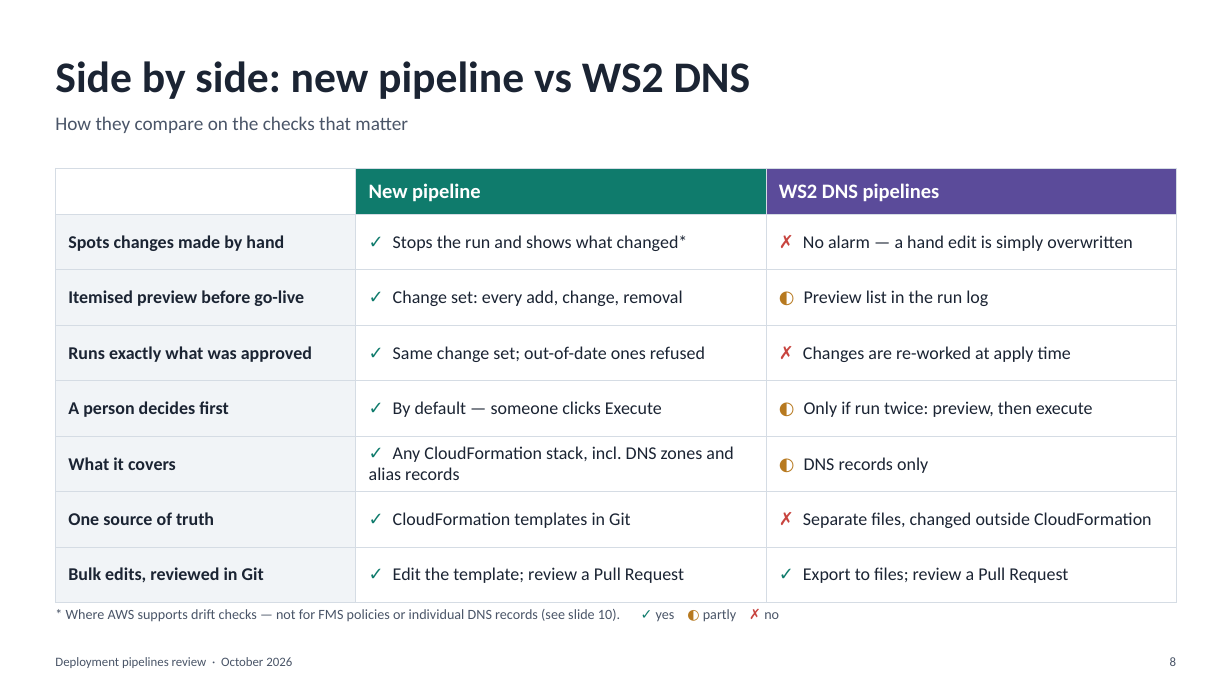
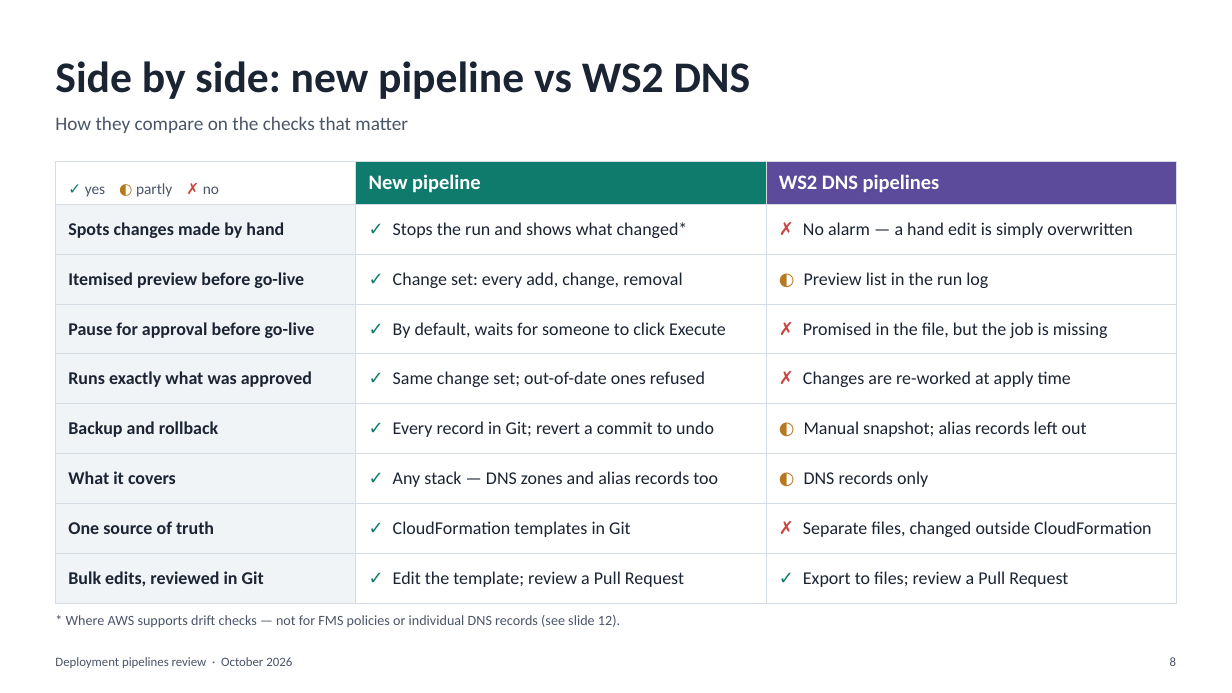
Before and after one commit to kunalshrivastavapune25/githubactions, a slide deck: slide 8 of pipeline/3pipepine/Deployment_Pipelines_Review.pptx. Drawn at 1232x693 pixels with LibreOffice and Linux fonts; fonts in the diff are those of the drawing. Boxes give left, top, right and bottom in pixels: in the first picture for what was removed or moved away, otherwise in the second. Text is boxed around its words. In the diff, an @@ line names an element or a change of style, - is before the commit and + after.

```diff
--- a/pipeline/3pipepine/Deployment_Pipelines_Review.pptx
+++ b/pipeline/3pipepine/Deployment_Pipelines_Review.pptx
@@ table at <box>55,162,1177,591</box> @@
-row 1, column 1: 
+row 1, column 1: ✓ yes ◐ partly ✗ no
+row 4: Pause for approval before go-live | ✓ By default, waits for someone to click Execute | ✗ Promised in the file, but the job is missing
-row 5: A person decides first | ✓ By default — someone clicks Execute | ◐ Only if run twice: preview, then execute
+row 6: Backup and rollback | ✓ Every record in Git; revert a commit to undo | ◐ Manual snapshot; alias records left out
-row 7, column 2: ✓ Any CloudFormation stack, incl. DNS zones and alias records
+row 7, column 2: ✓ Any stack — DNS zones and alias records too
@@ table: place and size @@
-table at <box>55,168,1177,587</box>
+table at <box>55,162,1177,591</box>
@@ text at <box>66,615,620,628</box>: text changed @@
-* Where AWS supports drift checks — not for FMS policies or individual DNS records (see slide 10). ✓ yes ◐ partly ✗ no
+* Where AWS supports drift checks — not for FMS policies or individual DNS records (see slide 12).
```
Also in this commit, not shown: 4 other slides changed, 2 slides added.
